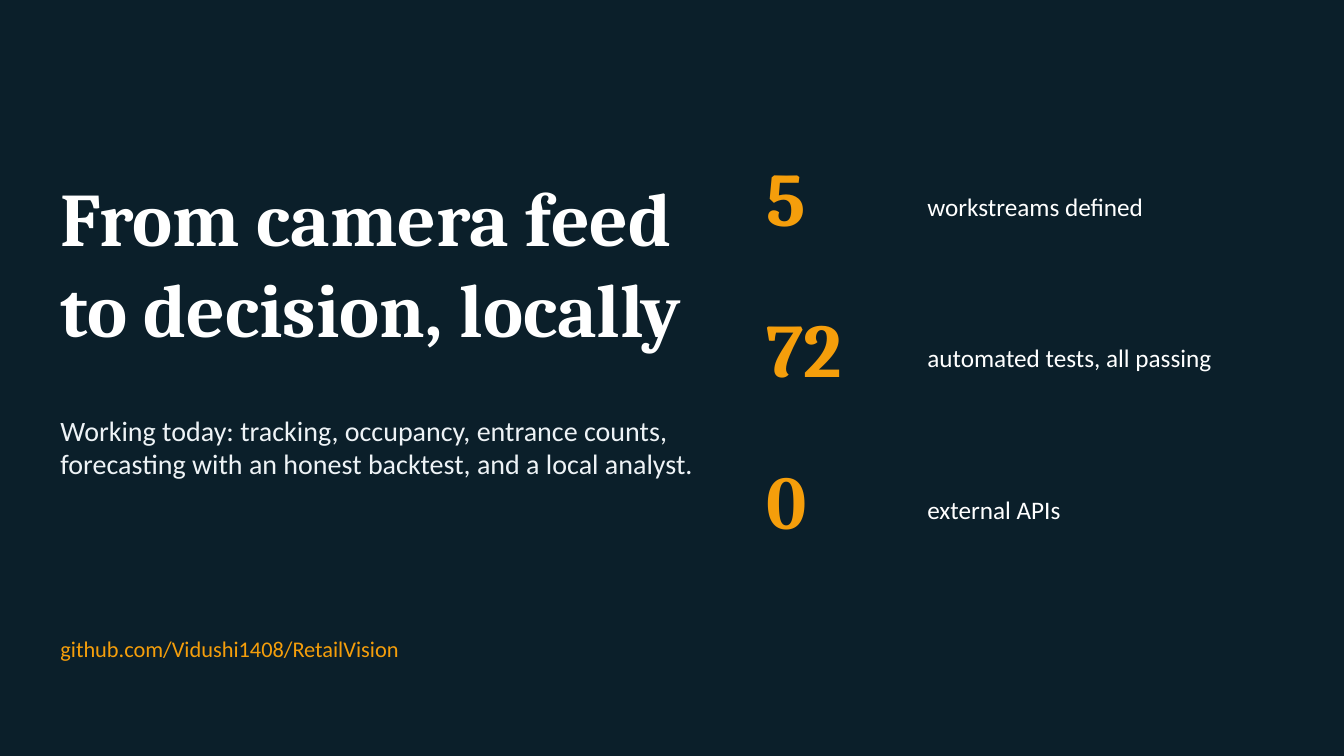
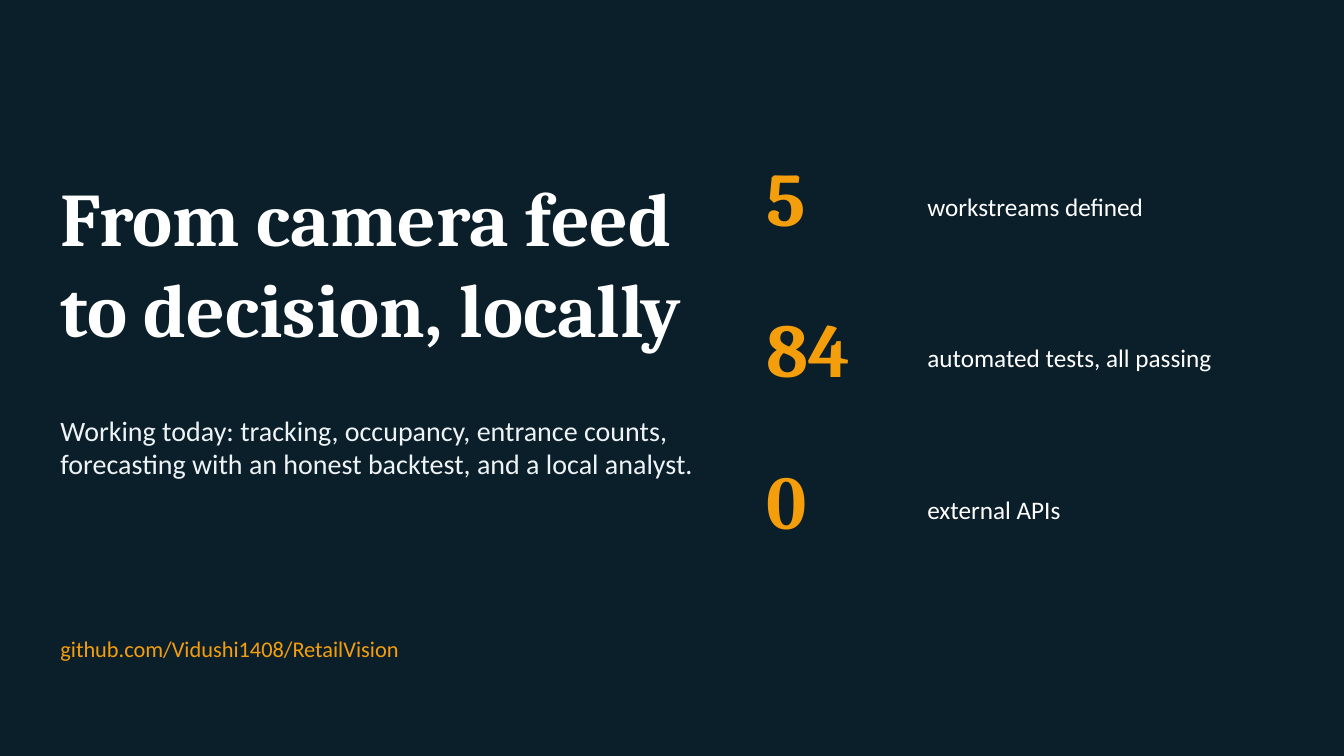
Before and after one commit to Vidushi1408/RetailVision, a slide deck: slide 10 of docs/RetailVision_presentation.pptx. Drawn at 1344x756 pixels with LibreOffice and Linux fonts; fonts in the diff are those of the drawing. Boxes give left, top, right and bottom in pixels: in the first picture for what was removed or moved away, otherwise in the second. Text is boxed around its words. In the diff, an @@ line names an element or a change of style, - is before the commit and + after.

```diff
--- a/docs/RetailVision_presentation.pptx
+++ b/docs/RetailVision_presentation.pptx
@@ text at <box>766,325,850,378</box>: text changed @@
-72
+84
```
Also in this commit, not shown: 1 other slide changed.
